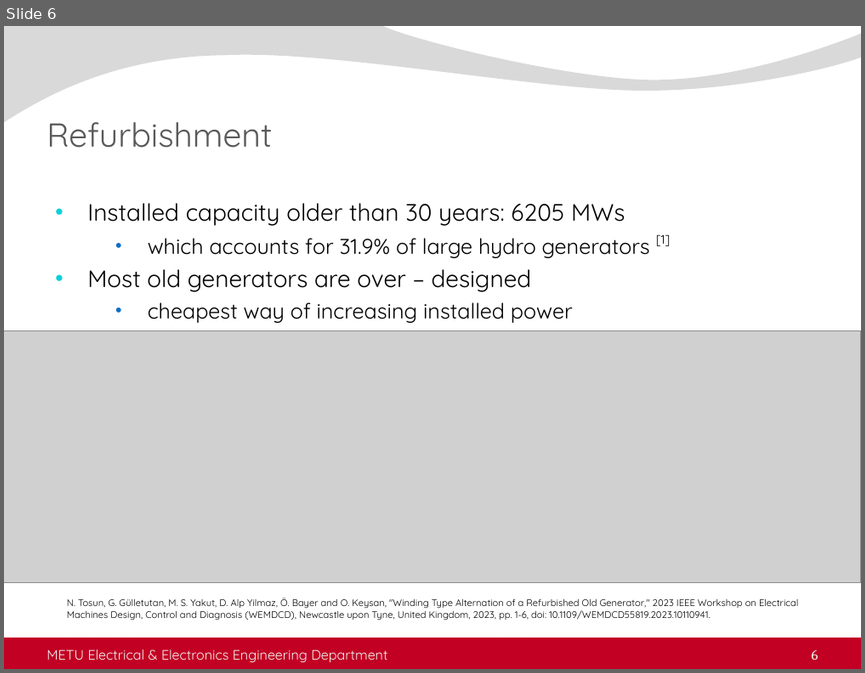
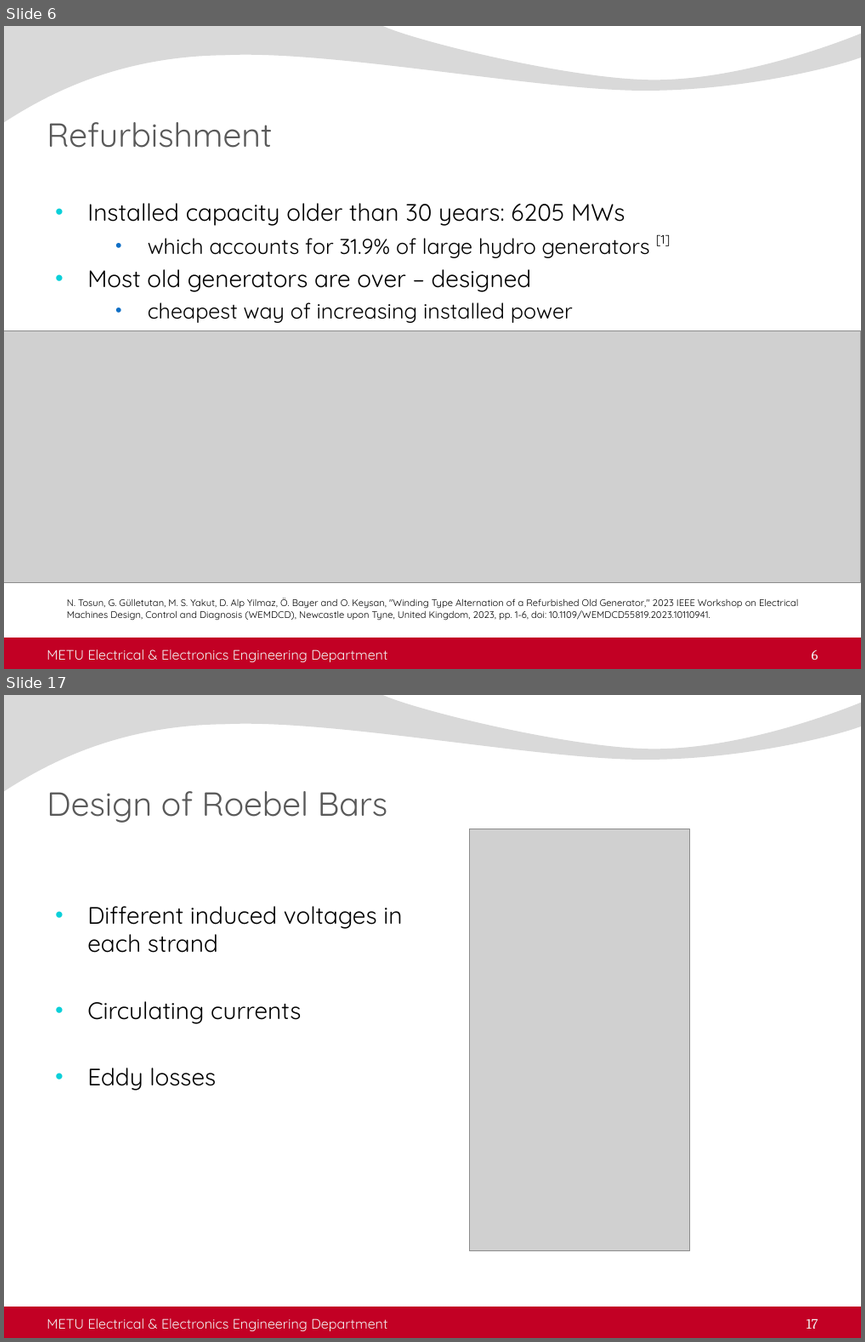
Before and after one commit to sametyakut/Studies, a slide deck: Presentations/5-Seminar_Presentation_2023_11_23.pptx. Shown one above the other, each under a label of ours: slide 6 before the commit, slides 6 and 17 after it; the slides between them are not shown. The pictures are 865x673 and 865x1342 pixels, drawn with LibreOffice and Linux fonts; fonts in the diff are those of the drawing; grey boxes stand for pictures; background and template pictures are left out. Boxes give left, top, right and bottom in pixels: in the first picture for what was removed or moved away, otherwise in the second. Text is boxed around its words. In the diff, an @@ line names an element or a change of style, - is before the commit and + after.

```diff
--- a/Presentations/5-Seminar_Presentation_2023_11_23.pptx
+++ b/Presentations/5-Seminar_Presentation_2023_11_23.pptx
@@ slide 17 added at <box>4,695,861,1338</box>, background picture (left out); not listed: 2 template elements that a slide beside it also shows @@
@@ title added at <box>46,791,387,823</box>, 28 pt, text #595959 @@
+Design of Roebel Bars
@@ picture added at <box>469,828,689,1249</box> @@
@@ text added at <box>87,906,402,1090</box>, 20 pt, text #000000 @@
+• Different induced voltages in each strand
+• Circulating currents
+• Eddy losses
@@ text added at <box>46,1318,387,1332</box>, 11.5 pt, text #F2F2F2 @@
+METU Electrical & Electronics Engineering Department
@@ page number added at <box>806,1318,818,1328</box>, 12 pt, text #F2F2F2 @@
+17
```
Also in this commit, not shown: 10 slides changed, 7 other slides added, 4 other files.
